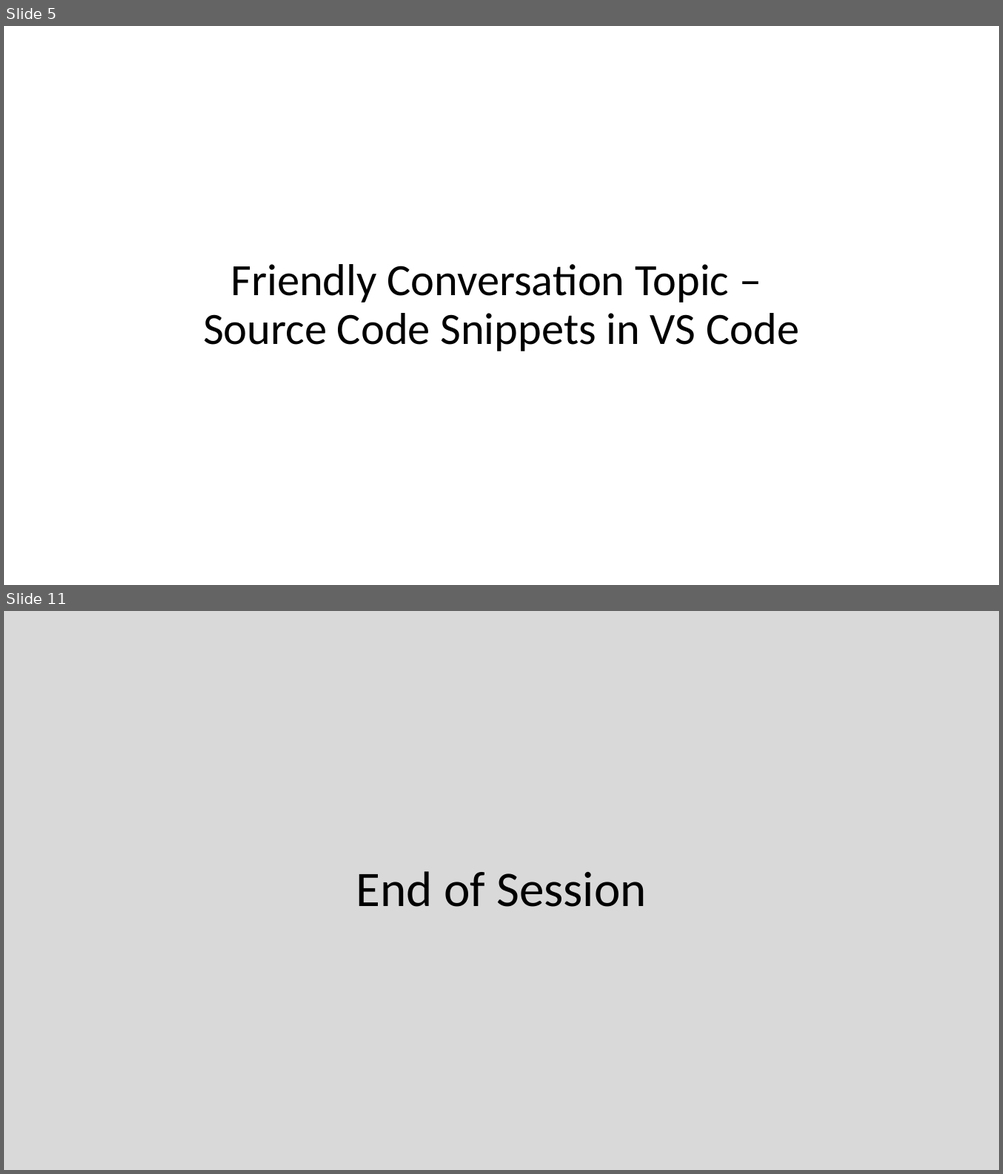
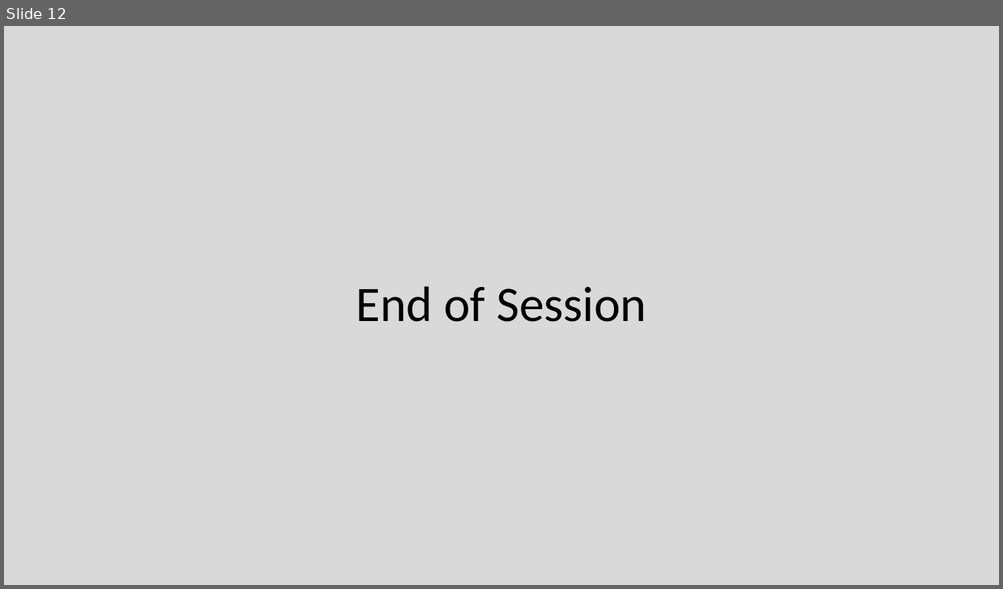
Before and after one commit to EricJPogue/CPSC-24500, a slide deck: lecture-slides/2019-09-06-oop.pptx. Shown one above the other, each under a label of ours: slides 5 and 11 before the commit, slide 12 after it; the slides between them are not shown. The pictures are 1003x1174 and 1003x589 pixels, drawn with LibreOffice and Linux fonts; fonts in the diff are those of the drawing. Boxes give left, top, right and bottom in pixels: in the first picture for what was removed or moved away, otherwise in the second. Text is boxed around its words. In the diff, an @@ line names an element or a change of style, - is before the commit and + after.

```diff
--- a/lecture-slides/2019-09-06-oop.pptx
+++ b/lecture-slides/2019-09-06-oop.pptx
@@ slide 5 removed at (x1=4, y1=26, x2=999, y2=585), background #FFFFFF @@
@@ title removed at (x1=203, y1=264, x2=799, y2=352) @@
-Friendly Conversation Topic –
-Source Code Snippets in VS Code
@@ what was slide 11 is now slide 12 @@
```
Also in this commit, not shown: 4 slides changed, 10 slides added, 5 other slides removed, 3 other files.
